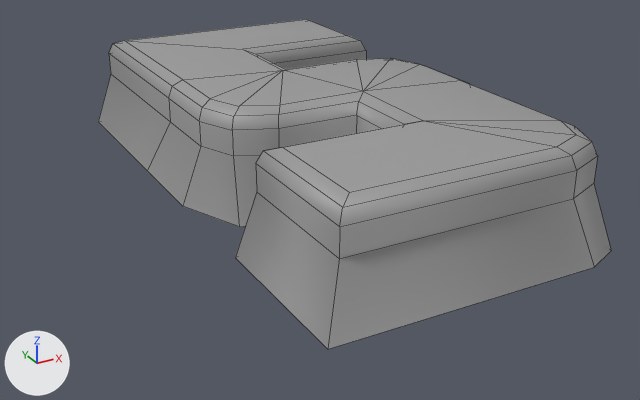
Two versions of the FBX model Assets/- Asset Store/Custom/Numbers/Number_5.fbx, one commit apart.
Camera for both pictures: a 50 mm lens placed at (-0.251, -0.455, 0.249), pointed at (-0.014, -0.023, 0.033). Lighting does not change. The marker at lower left points along +X, +Y and +Z. Mesh edges are drawn as thin lines. Where no turn or scale is listed for an object, it has been applied to the vertices.

In view in the first picture: 'Number_5'.
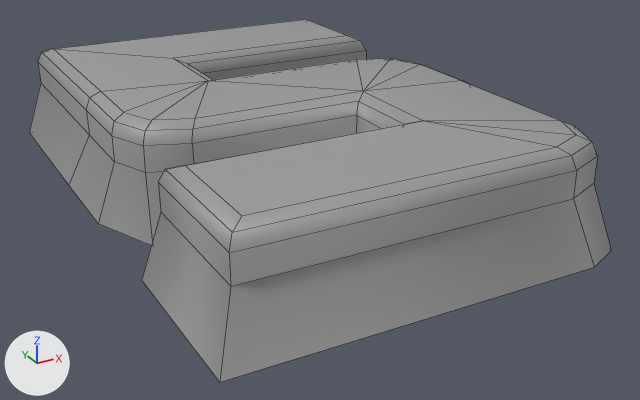
The newer file is also turned or shifted as a whole; pictures and numbers use the older file's frame.

Location of each change, [x1, y1, x2, y2] in pixels of the pictures (640 x 400 px; the box of a moved part takes in the faces that stretch with it):
'Number_5', reshaped (13% wider, 10% taller): before [98, 19, 611, 349]; after [29, 19, 611, 382]
part 1 of me_cube_039, moved or reshaped: before [183, 92, 363, 227]; after [98, 92, 363, 245]
part 2 of me_cube_039, moved or reshaped: before [211, 36, 366, 106]; after [125, 36, 366, 120]
part 3 of me_cube_039, moved or reshaped: before [235, 121, 594, 349]; after [142, 121, 594, 382]
part 4 of me_cube_039, moved or reshaped: before [147, 70, 282, 206]; after [69, 81, 206, 223]
part 5 of me_cube_039, moved or reshaped: before [98, 19, 347, 170]; after [29, 19, 347, 185]

What the commit changed:
me_cube_039 has 100 vertices, 94 faces and spans x -0.093..0.093, y -0.173..0.174, z 0.037..0.1.
me_cube_039 is used by ob_number_5; location (0.0, 0.0, 0.0).
me_cube_039 part 1: all 20 vertices in x -0.093..-0.044, y -0.092..-0.001, z 0.038..0.1 are moved by (-0.05, 0.0, 0.0).
me_cube_039 part 2: all 10 vertices in x -0.01..0.011, y 0.032..0.093, z 0.037..0.1 are moved by (-0.05, 0.0, 0.0).
me_cube_039 part 3: all 5 vertices in x -0.092..-0.072, y -0.173..-0.156, z 0.038..0.1 are moved by (-0.05, 0.0, 0.0).
me_cube_039 part 4: all 5 vertices in x -0.093..-0.073, y 0.041..0.062, z 0.037..0.1 are moved by (-0.05, 0.0, 0.0).
me_cube_039 part 5: all 5 vertices in x -0.093..-0.073, y 0.155..0.174, z 0.037..0.1 are moved by (-0.05, 0.0, 0.0).
